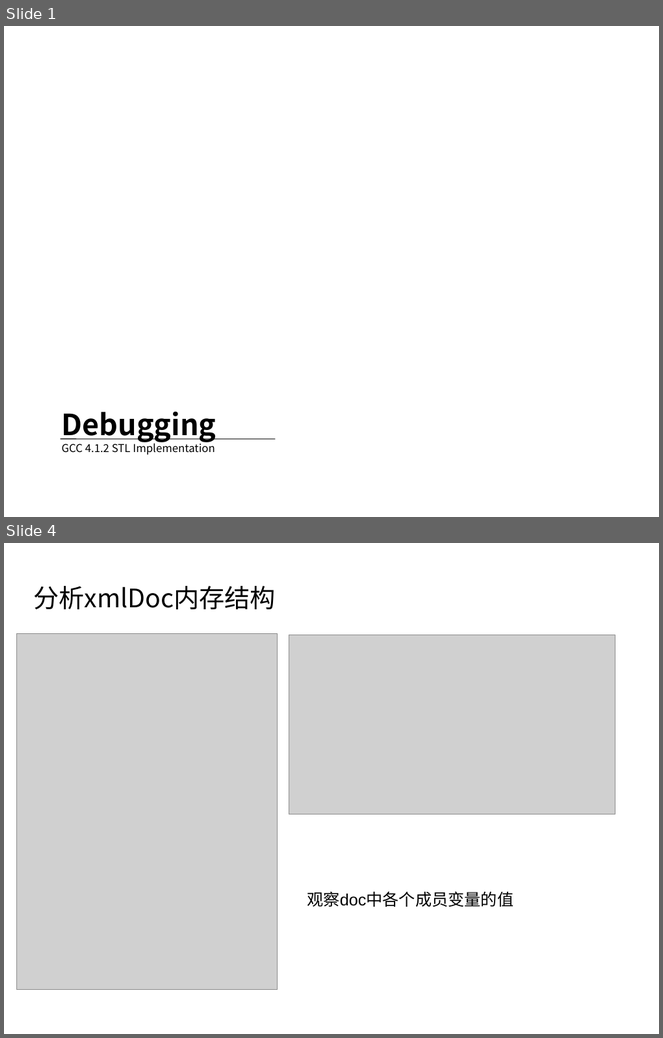
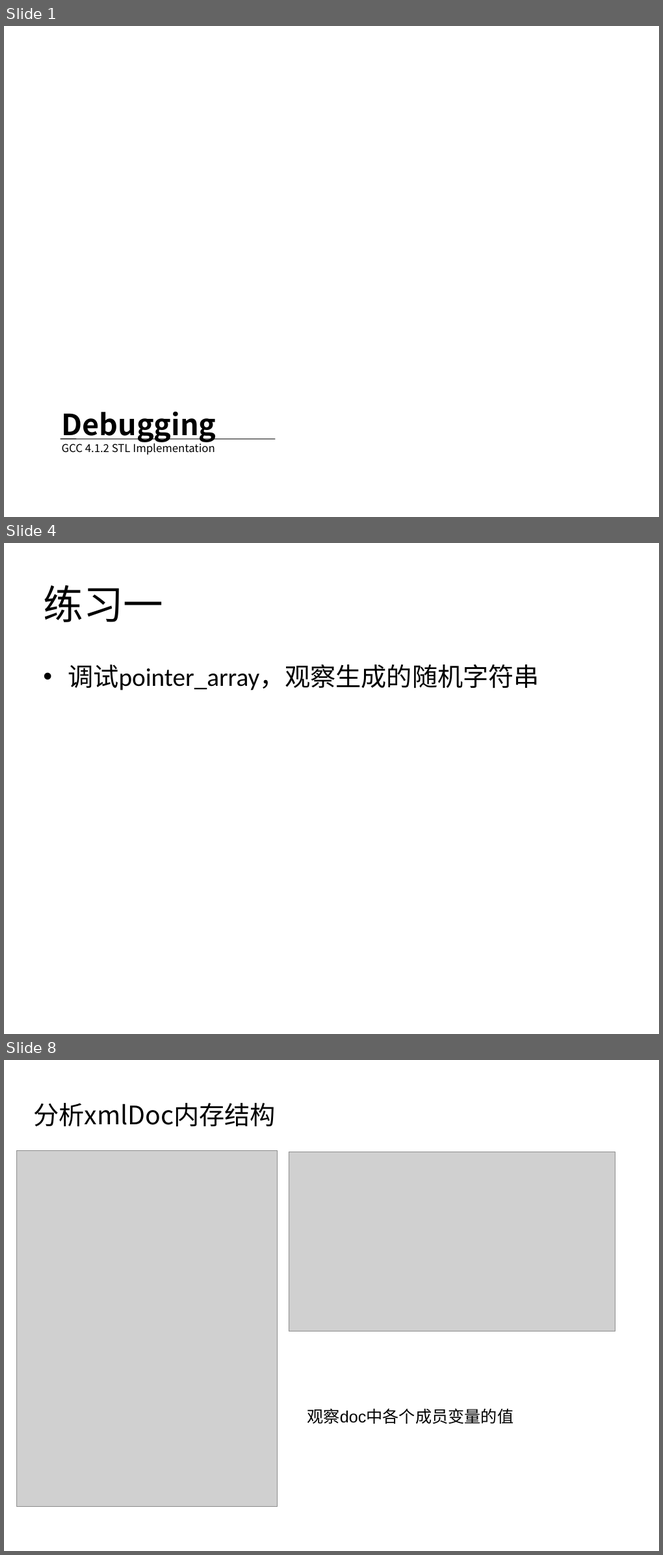
Before and after one commit to mir1128/GDBTraining, a slide deck: session2/Debugging Workshop 2.pptx. Shown one above the other, each under a label of ours: slides 1 and 4 before the commit, slides 1, 4 and 8 after it; the slides between them are not shown. The pictures are 663x1038 and 663x1555 pixels, drawn with LibreOffice and Linux fonts; fonts in the diff are those of the drawing; grey boxes stand for pictures; background and template pictures are left out. Boxes give left, top, right and bottom in pixels: in the first picture for what was removed or moved away, otherwise in the second. Text is boxed around its words. In the diff, an @@ line names an element or a change of style, - is before the commit and + after.

```diff
--- a/session2/Debugging Workshop 2.pptx
+++ b/session2/Debugging Workshop 2.pptx
@@ slide 4 added at <box>4,543,659,1034</box>, background #FFFFFF @@
@@ title added at <box>43,585,163,622</box>, 44 pt, text #000000 @@
+练习一
@@ text added at <box>68,665,540,691</box>, 28 pt, text #000000 @@
+• 调试pointer_array，观察生成的随机字符串
@@ what was slide 4 is now slide 8 @@
```
Also in this commit, not shown: 2 slides changed, 5 other slides added, 8 other files.
